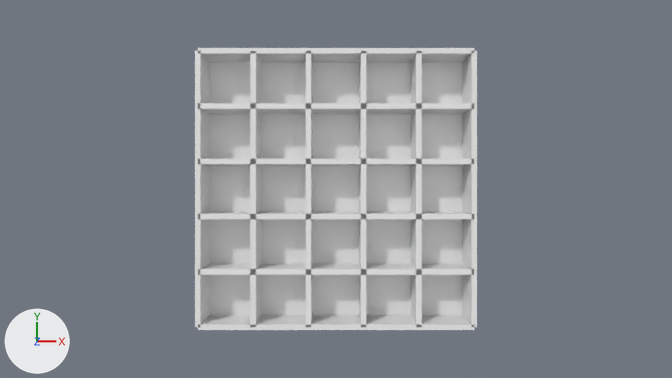
The Blender file scenes/pentaton.blend: old version first, new version second.
One viewpoint serves both versions: the file's camera 'Camera'. The axes (+X, +Y, +Z) are drawn at lower left. The lights are the same throughout.

Objects in the first picture: 'Divider', 'Divider.001', 'Divider.002', 'Divider.003', 'Divider.004', 'Divider.005', 'Divider.006', 'Divider.007', 'Divider.008', 'Divider.010', 'Divider.011', 'Floor'.
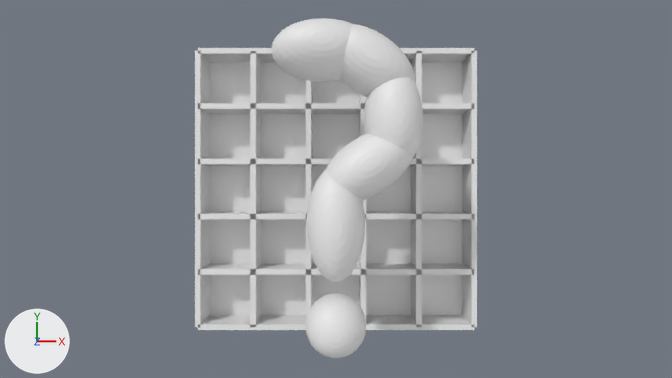
Changed parts and their boxes [x1, y1, x2, y2] in the pictures (672 x 378 px):
```json
{"object": "Sphere", "change": "added", "after": [307, 170, 365, 282]}
{"object": "Sphere.003", "change": "added", "after": [271, 18, 352, 82]}
{"object": "Sphere.002", "change": "added", "after": [326, 134, 412, 200]}
{"object": "Sphere.001", "change": "added", "after": [364, 77, 423, 159]}
{"object": "Sphere.004", "change": "added", "after": [340, 24, 415, 97]}
{"object": "Question Mark", "change": "added", "after": [305, 293, 367, 358]}
{"object": "Divider.008", "change": "unchanged, covered by the edit", "before": [359, 51, 366, 327], "after": [359, 94, 366, 317]}
```

Scene script edits in JSON lines:
```json
{"op": "add", "block": "me_sphere_004", "code": ["me_sphere_004 = bpy.data.meshes.new('Sphere.004')", "me_sphere_004.from_pydata(...)  # a UV sphere (32 segments, 16 rings, poles along z) spanning x -1.0..1.0, y -1.0..1.0, z -1.0..1.0"]}
{"op": "add", "block": "me_sphere_009", "code": ["me_sphere_009 = bpy.data.meshes.new('Sphere.009')", "me_sphere_009.from_pydata(...)  # a UV sphere (32 segments, 16 rings, poles along z) spanning x -1.0..1.0, y -1.0..1.0, z -1.0..1.0"]}
{"op": "add", "block": "ob_sphere_004", "code": ["ob_sphere_004 = bpy.data.objects.new('Sphere.004', me_sphere_009)", "ob_sphere_004.parent = ob_question_mark", "ob_sphere_004.matrix_parent_inverse = Matrix(((1.111, 0.0, 0.0, 0.0), (0.0, 1.111, 0.0, 3.889), (0.0, 0.0, 1.111, -3.333), (0.0, 0.0, 0.0, 1.0)))", "ob_sphere_004.location = (0.95, 4.19, 3.0)", "ob_sphere_004.rotation_euler = (0.0, 0.0, 0.995)  # degrees (0, 0, 57)", "ob_sphere_004.scale = (0.86, 1.53, 1.0)"]}
{"op": "add", "block": "ob_question_mark", "code": ["ob_question_mark = bpy.data.objects.new('Question Mark', me_sphere_004)", "ob_question_mark.location = (0.0, -4.0, 3.0)", "ob_question_mark.scale = (0.9, 0.9, 0.9)"]}
{"op": "add", "block": "ob_sphere_003", "code": ["ob_sphere_003 = bpy.data.objects.new('Sphere.003', me_sphere_009.copy())", "ob_sphere_003.parent = ob_question_mark", "ob_sphere_003.matrix_parent_inverse = Matrix(((1.111, 0.0, 0.0, 0.0), (0.0, 1.111, 0.0, 3.889), (0.0, 0.0, 1.111, -3.333), (0.0, 0.0, 0.0, 1.0)))", "ob_sphere_003.location = (-0.37, 4.56, 3.0)", "ob_sphere_003.rotation_euler = (0.0, 0.0, 1.571)  # degrees (0, 0, 90)", "ob_sphere_003.scale = (0.86, 1.53, 1.0)"]}
{"op": "add", "block": "ob_sphere_002", "code": ["ob_sphere_002 = bpy.data.objects.new('Sphere.002', me_sphere_009.copy())", "ob_sphere_002.parent = ob_question_mark", "ob_sphere_002.matrix_parent_inverse = Matrix(((1.111, 0.0, 0.0, 0.0), (0.0, 1.111, 0.0, 3.889), (0.0, 0.0, 1.111, -3.333), (0.0, 0.0, 0.0, 1.0)))", "ob_sphere_002.location = (0.95, 1.19, 3.0)", "ob_sphere_002.rotation_euler = (0.0, 0.0, -0.998)  # degrees (0, 0, -57)", "ob_sphere_002.scale = (0.86, 1.53, 1.0)"]}
{"op": "add", "block": "ob_sphere_001", "code": ["ob_sphere_001 = bpy.data.objects.new('Sphere.001', me_sphere_009.copy())", "ob_sphere_001.parent = ob_question_mark", "ob_sphere_001.matrix_parent_inverse = Matrix(((1.111, 0.0, 0.0, 0.0), (0.0, 1.111, 0.0, 3.889), (0.0, 0.0, 1.111, -3.333), (0.0, 0.0, 0.0, 1.0)))", "ob_sphere_001.location = (1.68, 2.53, 3.0)", "ob_sphere_001.scale = (0.86, 1.53, 1.0)"]}
{"op": "add", "block": "ob_sphere", "code": ["ob_sphere = bpy.data.objects.new('Sphere', me_sphere_009.copy())", "ob_sphere.parent = ob_question_mark", "ob_sphere.matrix_parent_inverse = Matrix(((1.111, 0.0, 0.0, 0.0), (0.0, 1.111, 0.0, 3.889), (0.0, 0.0, 1.111, -3.333), (0.0, 0.0, 0.0, 1.0)))", "ob_sphere.location = (0.0, -0.52, 3.0)", "ob_sphere.scale = (0.86, 1.7, 1.0)"]}
```
